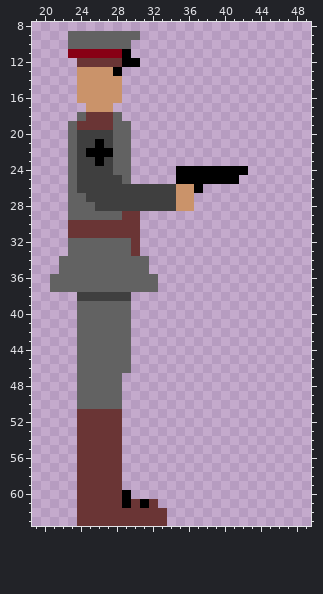
Pixel-art sprite -- assets/factions/german_empire/officer/fire/0.png. The first picture shows the starting point.
The file is 64x64 pixels. Shown: x 19..49, y 8..63.
After the commit:
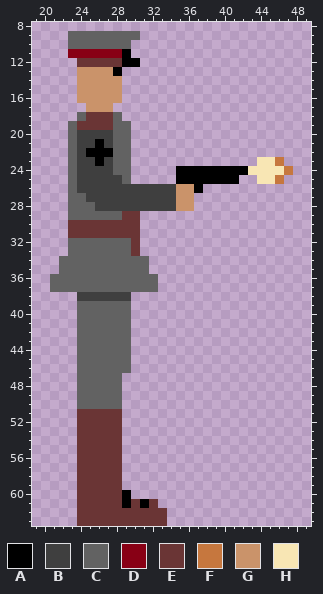
Palette (. is transparent): A #000000  B #3f3f3f  C #626262  D #880015  E #6a3535  F #c6773e  G #ca936a  H #f8e6b4
From old to new:
There is now colour F in row 23 at x 46; in row 24 at x 47; in row 25 at x 46.
There is now colour H in row 23 at x 44 to 45; in row 24 at x 43 to 46; in row 25 at x 44 to 45.
Pixel boxes of the changes (left, top, right, bottom) in both pictures:
added: (248, 157, 293, 184)
